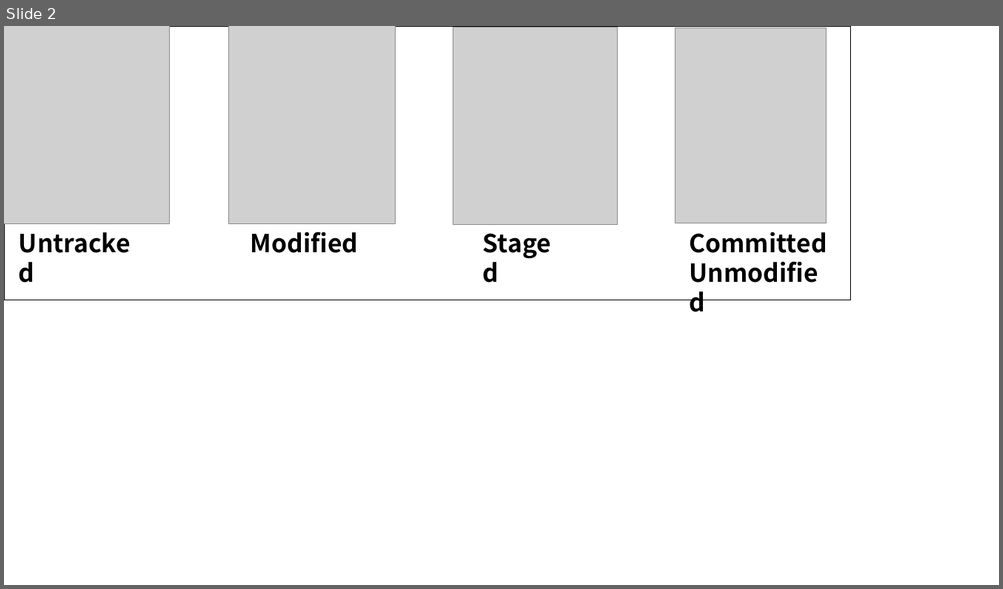
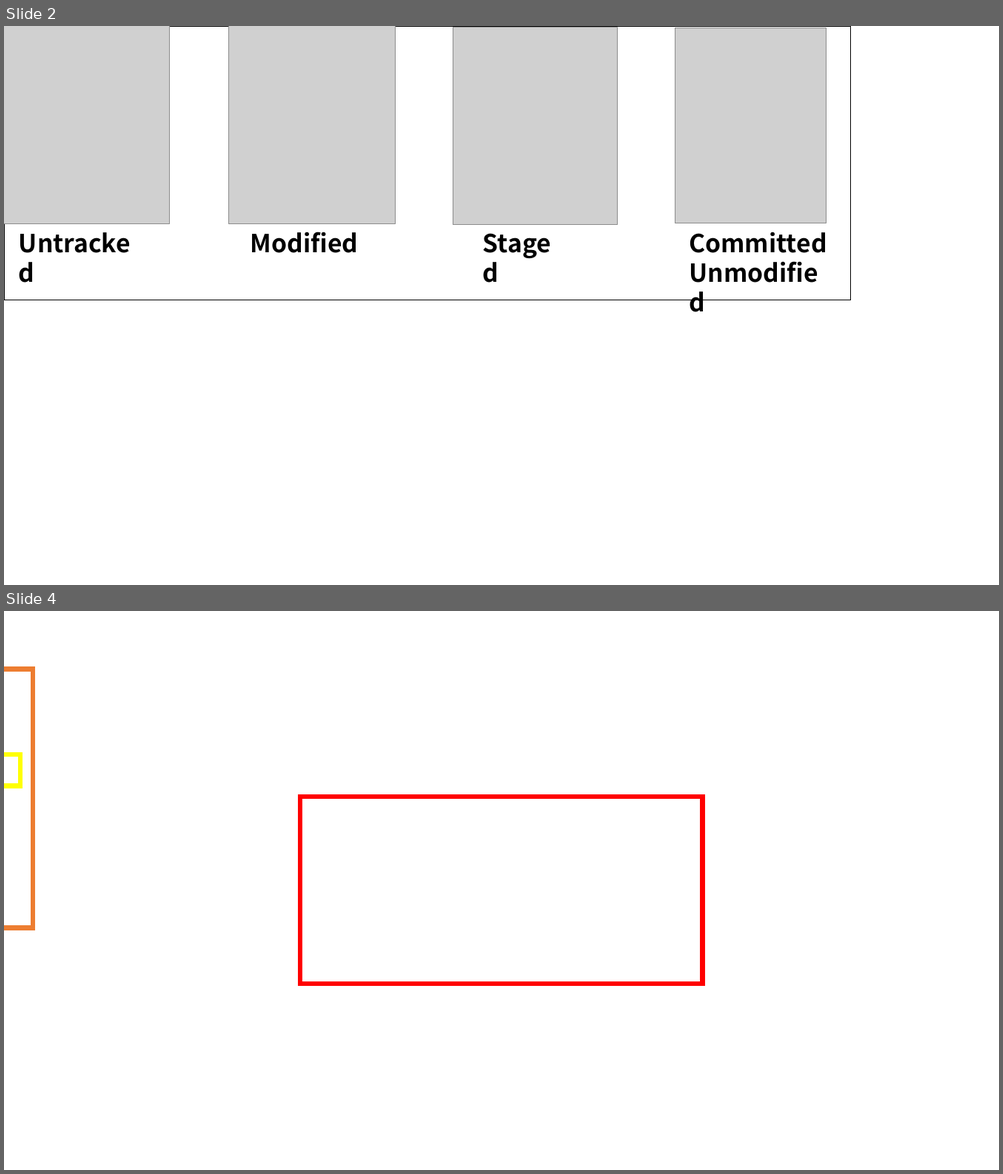
Before and after one commit to cokestrawberry/OSS_Term_Project_18, a slide deck: UI.pptx. Shown one above the other, each under a label of ours: slide 2 before the commit, slides 2 and 4 after it; the slides between them are not shown. The pictures are 1003x589 and 1003x1174 pixels, drawn with LibreOffice and Linux fonts; fonts in the diff are those of the drawing; grey boxes stand for pictures; background and template pictures are left out. Boxes give left, top, right and bottom in pixels: in the first picture for what was removed or moved away, otherwise in the second. Text is boxed around its words. In the diff, an @@ line names an element or a change of style, - is before the commit and + after.

```diff
--- a/UI.pptx
+++ b/UI.pptx
@@ slide 4 added at box(4, 611, 999, 1170), background picture (left out) @@
@@ rectangle added at box(4, 669, 33, 928), outline #ED7D31 4.5 pt @@
@@ rectangle added at box(4, 755, 20, 786), outline #FFFF00 4.5 pt @@
@@ rectangle added at box(300, 797, 703, 984), outline #FF0000 4.5 pt @@
```
Also in this commit, not shown: 1 other slide added, 6 other files.
